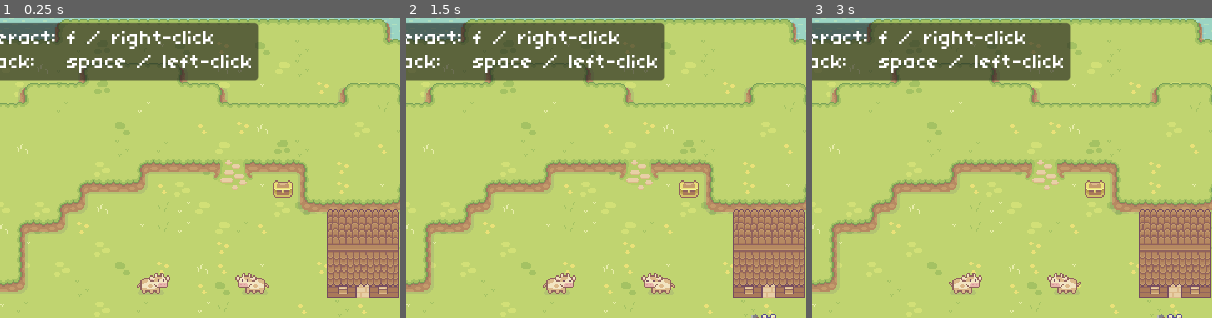
Above: before the commit, frames 1-3 (left to right).
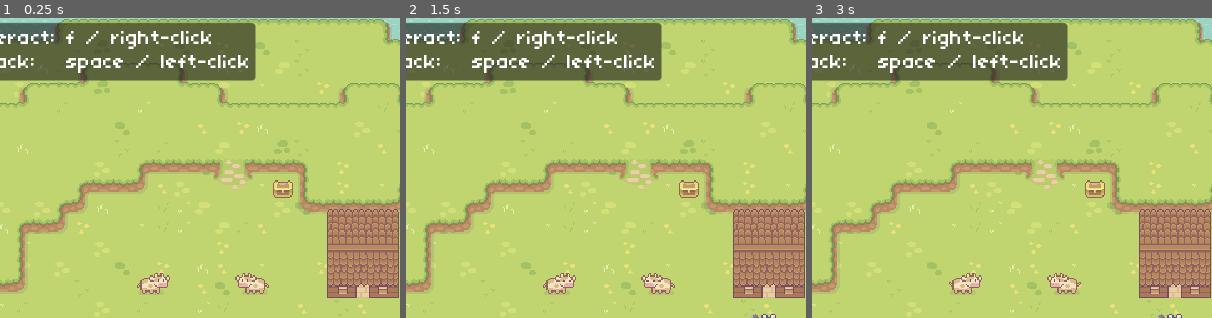
Above: after the commit, the same moments.

Repository: Boyquotes/godot-prototype-one
Game: Godot game, scene res://world/world.tscn
Two runs of this game, one before a commit and one after it. Both use one fixed random seed, a clock stepped at 60 frames per second and the inputs below.
Inputs (mouse positions are % of the whole screen's width and height, from its top left):
- Up to frame 1 (0.25 s): no input
- Up to frame 2 (1.5 s): click (26, 95) at 0.5 s; click (31, 95) at 1.25 s
- Up to frame 3 (3 s): click (37, 95) at 2 s; click (42, 95) at 2.75 s
The pictures show only the part of the screen within x 6-56%, y 0-50%; the shares and areas given below are measured in that part.

The runs differ from the first frame. In frame 1, 1.8% of the frame differs, in the area x 2-65%, y 1-21%; in frame 2, 1.8%; in frame 3, 1.8%.

Commit message:
tweak hud settings

Diff:
--- a/ui/hotbar.tscn
+++ b/ui/hotbar.tscn
@@ -3,8 +3,17 @@
 [ext_resource type="PackedScene" uid="uid://c8gh8n847gbtb" path="res://ui/hotbar_slot.tscn" id="1_u2n63"]
 
 [node name="Hotbar" type="MarginContainer"]
-offset_right = 352.0
-offset_bottom = 46.0
+anchors_preset = 7
+anchor_left = 0.5
+anchor_top = 1.0
+anchor_right = 0.5
+anchor_bottom = 1.0
+offset_left = -176.0
+offset_top = -46.0
+offset_right = 176.0
+grow_horizontal = 2
+grow_vertical = 0
+pivot_offset = Vector2(176, 46)
 size_flags_horizontal = 4
 size_flags_vertical = 8
 
--- a/ui/hud.tscn
+++ b/ui/hud.tscn
@@ -13,21 +13,12 @@
 anchor_bottom = 1.0
 grow_horizontal = 2
 grow_vertical = 2
+size_flags_horizontal = 3
+size_flags_vertical = 3
 theme = ExtResource("1_avwr7")
 
 [node name="InfoBox" parent="HUD" instance=ExtResource("3_x22a0")]
-layout_mode = 0
+layout_mode = 1
 
 [node name="Hotbar" parent="HUD" instance=ExtResource("2_tomp2")]
 layout_mode = 1
-anchors_preset = 7
-anchor_left = 0.5
-anchor_top = 1.0
-anchor_right = 0.5
-anchor_bottom = 1.0
-offset_left = -176.0
-offset_top = -46.0
-offset_right = 176.0
-offset_bottom = 0.0
-grow_horizontal = 2
-grow_vertical = 0
--- a/ui/info_box.tscn
+++ b/ui/info_box.tscn
@@ -3,7 +3,6 @@
 [node name="InfoBox" type="MarginContainer"]
 offset_right = 246.0
 offset_bottom = 54.0
-scale = Vector2(1.00958, 1)
 size_flags_horizontal = 0
 size_flags_vertical = 0
 
